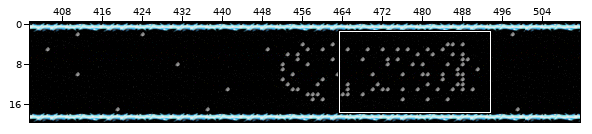
Two states of a Tiled map, level29.tmx. Above: a wide view before the commit, with the close-up outlined.
Close-up. Before the commit:
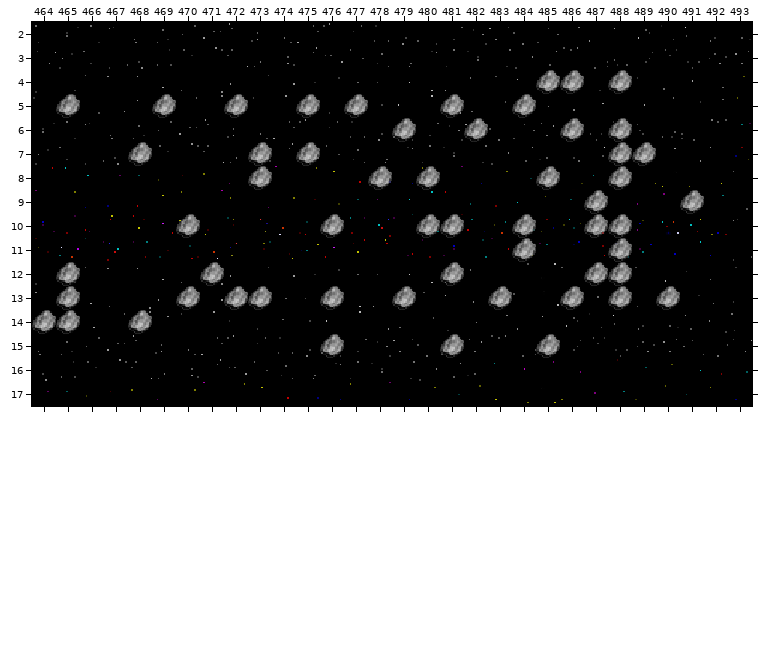
Cells are 16x16 px. Shown: x 464..493, y 2..17. The commit also changed other parts of the map, which this record leaves out.
And afterwards:
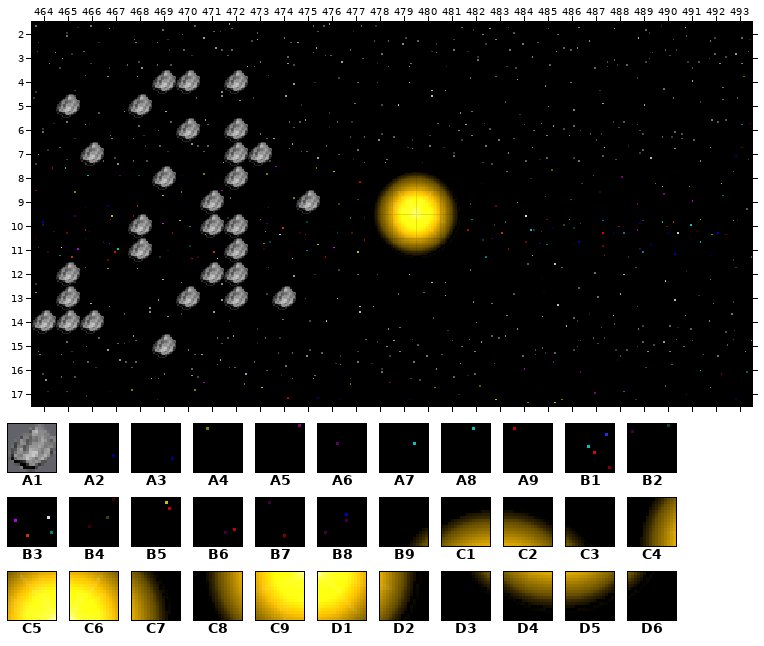
Key: from "reversePolarity Full": A1 0, A2 285, A3 286, A4 287, A5 288, A6 345, A7 346, A8 347, A9 348, B1 405, B2 406, B3 407, B4 408, B5 465, B6 466, B7 467, B8 468, B9 764, C1 765, C2 766, C3 767, C4 824, C5 825, C6 826, C7 827, C8 884, C9 885, D1 886, D2 887, D3 944, D4 945, D5 946, D6 947.
__ is an empty cell, .. an unchanged one.
Difference:
--- layer "background"
@@ x 478..481 @@
- 8 A2 A3 A4 A5
- 9 A6 A7 A8 A9
-10 B1 B2 B3 B4
-11 B5 B6 B7 B8
+ 8 B9 C1 C2 C3
+ 9 C4 C5 C6 C7
+10 C8 C9 D1 D2
+11 D3 D4 D5 D6
--- layer "hazards"
@@ x 466..491 @@
- 4 .. .. .. __ __ .. __ .. .. .. .. .. .. .. .. .. .. .. .. A1 A1 .. A1 .. .. ..
- 5 .. .. __ A1 .. .. A1 .. .. A1 .. A1 .. .. .. A1 .. .. A1 .. .. .. .. .. .. ..
- 6 .. .. .. .. __ .. __ .. .. .. .. .. .. A1 .. .. A1 .. .. .. A1 .. A1 .. .. ..
- 7 __ .. A1 .. .. .. __ .. .. A1 .. .. .. .. .. .. .. .. .. .. .. .. A1 A1 .. ..
- 8 .. .. .. __ .. .. __ A1 .. .. .. .. A1 .. A1 .. .. .. .. A1 .. .. A1 .. .. ..
- 9 .. .. .. .. .. __ .. .. .. __ .. .. .. .. .. .. .. .. .. .. .. A1 .. .. .. A1
-10 .. .. __ .. A1 __ __ .. .. .. A1 .. .. .. A1 A1 .. .. A1 .. .. A1 A1 .. .. ..
-11 .. .. __ .. .. .. __ .. .. .. .. .. .. .. .. .. .. .. A1 .. .. .. A1 .. .. ..
-12 .. .. .. .. .. .. __ .. .. .. .. .. .. .. .. A1 .. .. .. .. .. A1 A1 .. .. ..
-13 .. .. .. .. .. .. .. A1 __ .. A1 .. .. A1 .. .. .. A1 .. .. A1 .. A1 .. A1 ..
-14 __ .. A1 .. .. .. .. .. .. .. .. .. .. .. .. .. .. .. .. .. .. .. .. .. .. ..
-15 .. .. .. __ .. .. .. .. .. .. A1 .. .. .. .. A1 .. .. .. A1 .. .. .. .. .. ..
+ 4 .. .. .. A1 A1 .. A1 .. .. .. .. .. .. .. .. .. .. .. .. __ __ .. __ .. .. ..
+ 5 .. .. A1 __ .. .. __ .. .. __ .. __ .. .. .. __ .. .. __ .. .. .. .. .. .. ..
+ 6 .. .. .. .. A1 .. A1 .. .. .. .. .. .. __ .. .. __ .. .. .. __ .. __ .. .. ..
+ 7 A1 .. __ .. .. .. A1 .. .. __ .. .. .. .. .. .. .. .. .. .. .. .. __ __ .. ..
+ 8 .. .. .. A1 .. .. A1 __ .. .. .. .. __ .. __ .. .. .. .. __ .. .. __ .. .. ..
+ 9 .. .. .. .. .. A1 .. .. .. A1 .. .. .. .. .. .. .. .. .. .. .. __ .. .. .. __
+10 .. .. A1 .. __ A1 A1 .. .. .. __ .. .. .. __ __ .. .. __ .. .. __ __ .. .. ..
+11 .. .. A1 .. .. .. A1 .. .. .. .. .. .. .. .. .. .. .. __ .. .. .. __ .. .. ..
+12 .. .. .. .. .. .. A1 .. .. .. .. .. .. .. .. __ .. .. .. .. .. __ __ .. .. ..
+13 .. .. .. .. .. .. .. __ A1 .. __ .. .. __ .. .. .. __ .. .. __ .. __ .. __ ..
+14 A1 .. __ .. .. .. .. .. .. .. .. .. .. .. .. .. .. .. .. .. .. .. .. .. .. ..
+15 .. .. .. A1 .. .. .. .. .. .. __ .. .. .. .. __ .. .. .. __ .. .. .. .. .. ..
